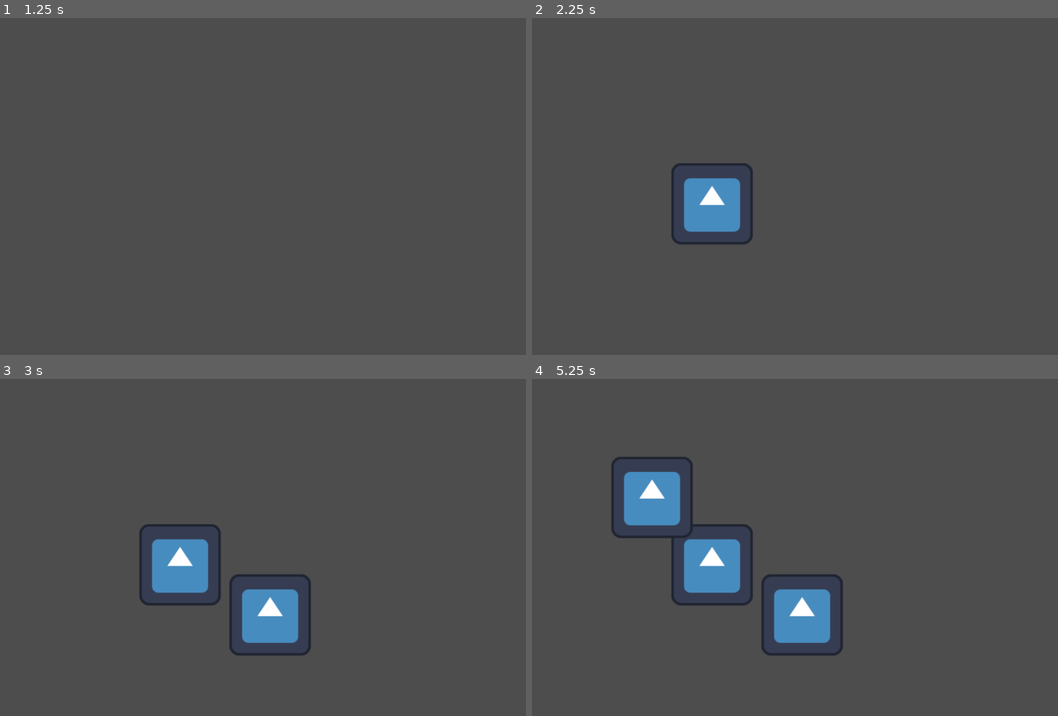
Above: before the commit, frames 1-4 (two rows, left to right).
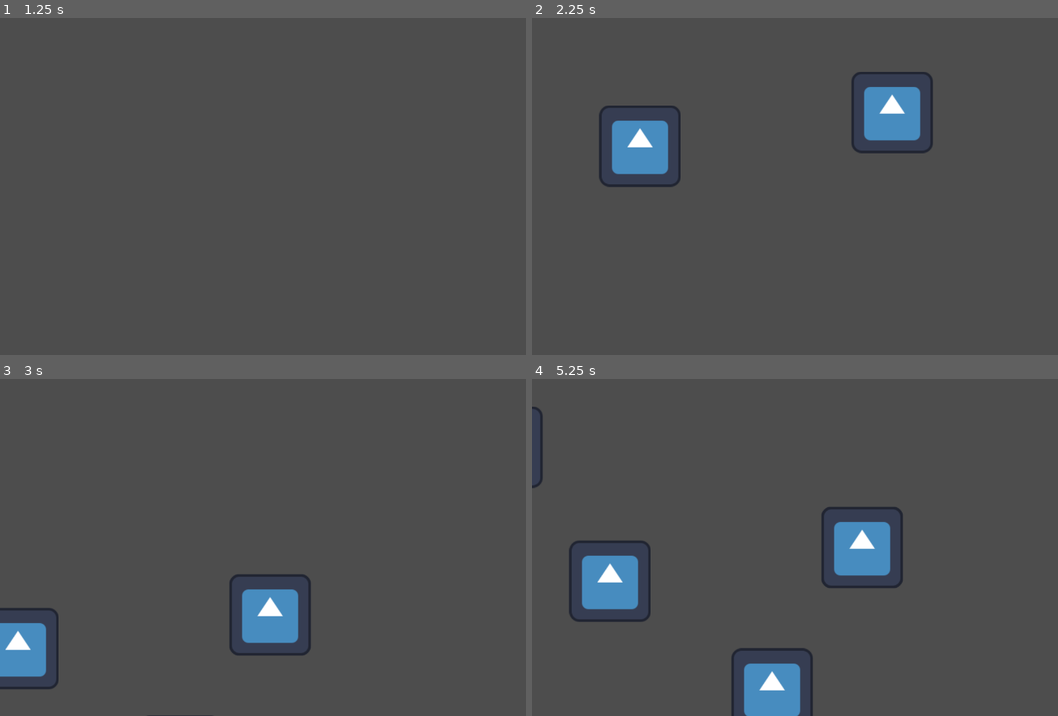
Above: after the commit, the same moments.

Repository: VileOar/ludum-dare-56
Game: Godot game, scene res://Game.tscn
Same seed, same stepped clock (60 frames per second), same inputs: the game is played once before the commit and once after it. This scene is started directly instead of the project's main scene. The engine's default icon, where the game draws it, is replaced by a stand-in: a white triangle on a blue panel in a dark square.
Inputs (mouse positions are in pixels of both pictures, inside the frame that each line leads up to):
- Up to frame 1 (1.25 s): tap Enter at 0.5 s; move the mouse to (431, 169) at 0.52 s; press the mouse at (431, 169) at 0.53 s
- Up to frame 2 (2.25 s): tap Space at 1.25 s; move the mouse to (710, 203) at 1.27 s; release the mouse at (710, 203) at 1.28 s; click (710, 203) at 1.35 s; tap Enter at 2 s; move the mouse to (889, 112) at 2.02 s; press the mouse at (889, 112) at 2.03 s
- Up to frame 3 (3 s): tap Space at 2.75 s; move the mouse to (268, 614) at 2.77 s; release the mouse at (268, 614) at 2.78 s; click (268, 614) at 2.85 s
- Up to frame 4 (5.25 s): tap Enter at 3.5 s; move the mouse to (1010, 598) at 3.52 s; press the mouse at (1010, 598) at 3.53 s; tap Space at 4.25 s; move the mouse to (652, 496) at 4.27 s; release the mouse at (652, 496) at 4.28 s; click (652, 496) at 4.35 s; move the mouse to (863, 547) at 5.02 s; press the mouse at (863, 547) at 5.03 s

Frame 1 is identical in both runs. In frame 2, 6.6% of the frame differs, in the area x 12-77%, y 16-68%; in frame 3, 4.0%; in frame 4, 13%, in the area x 0-71%, y 8-100%.
Error in both runs: Cannot call method 'set_deferred' on a null value. (res://Stomp.gd:17)

Commit message:
create stomp shadow

Diff:
--- a/CallStomp.gd
+++ b/CallStomp.gd
@@ -1,7 +1,13 @@
 extends Node2D
 
 @export var myStompScene: PackedScene
+@onready var _detector: Area2D = %Detector
 
+var _radius: int = 0
+var _tween
+
+const STARTUP_DURATION: float = 0.2 ## (sec) time it takes for startup animation
+const MAX_RADIUS: int = 128
 # Called when the node enters the scene tree for the first time.
 func _ready() -> void:
 	pass
@@ -11,10 +17,14 @@
 func _process(delta: float) -> void:
 	pass
 
-
 func _input(event: InputEvent) -> void:
 	if event.is_action_pressed("mouse1"):
-		print("Stomp")
+		show()
+		global_position = get_global_mouse_position()
+		_tween = get_tree().create_tween()
+		_radius = 0
+		_tween.tween_property(self, "_radius", MAX_RADIUS, STARTUP_DURATION)
+
 	if event.is_action_released("mouse1"):
 		var Stomp = myStompScene.instantiate()
 		Stomp.position = get_local_mouse_position()
